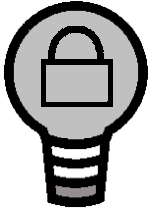
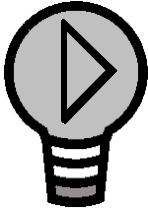
Revision of a layered 148x212 image; what changed, layer by layer:
added layer "Play Icon" above "Lock" over [61, 18, 118, 125]
hid "Lock" over [41, 26, 113, 107]
